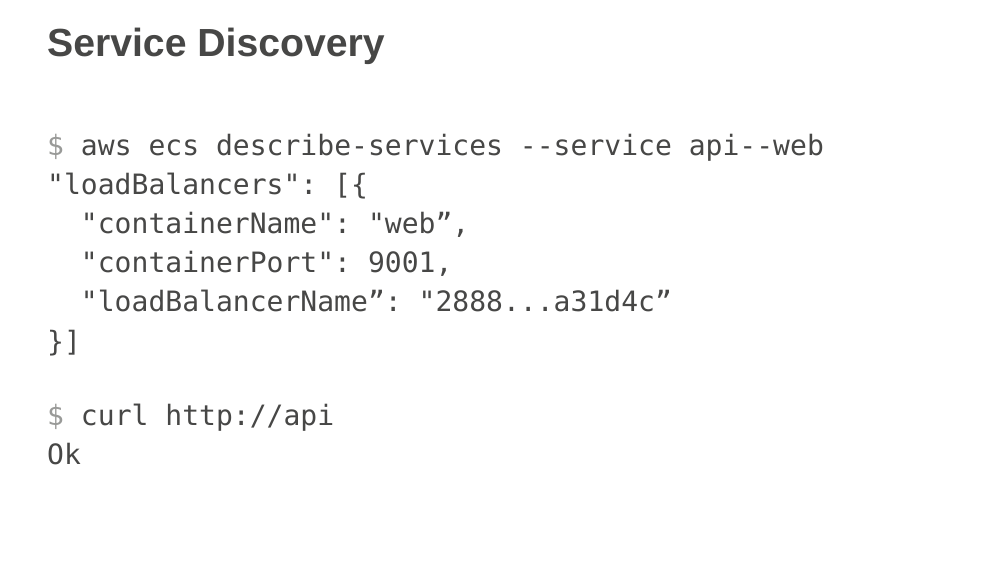
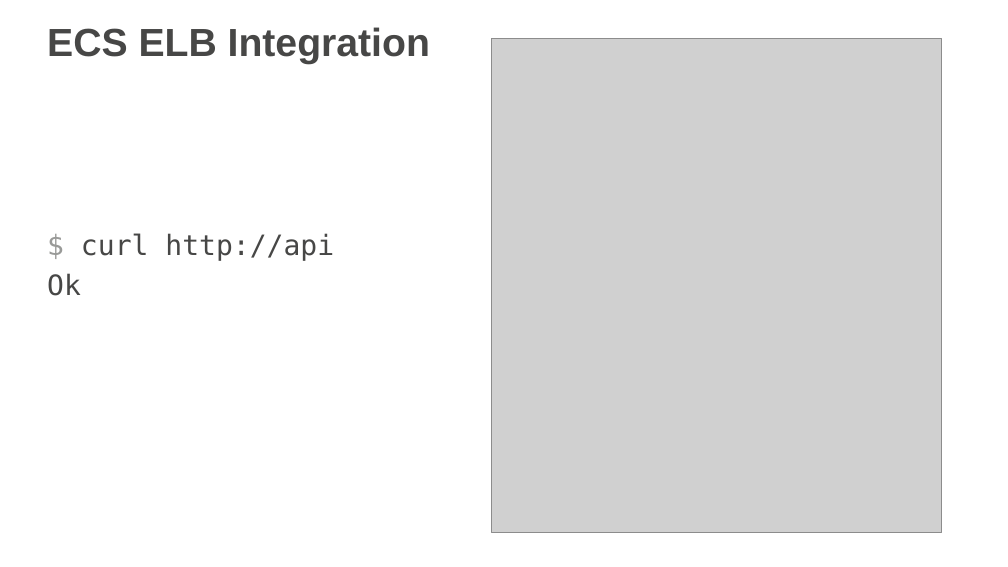
Before and after one commit to remind101/reInvent-2015, a slide deck: slide 20 of slides/slides-loft.pptx (slide 27 before the commit). Drawn at 1008x567 pixels with LibreOffice and Linux fonts; fonts in the diff are those of the drawing; grey boxes stand for pictures; background and template pictures are left out. Boxes give left, top, right and bottom in pixels: in the first picture for what was removed or moved away, otherwise in the second. Text is boxed around its words. In the diff, an @@ line names an element or a change of style, - is before the commit and + after.

```diff
--- a/slides/slides-loft.pptx
+++ b/slides/slides-loft.pptx
@@ title at <box>47,27,430,64</box>: text changed @@
-Service Discovery
+ECS ELB Integration
@@ picture added at <box>492,38,941,533</box> @@
@@ text removed at <box>47,133,824,312</box> @@
-$ aws ecs describe-services --service api--web
-"loadBalancers": [{
-"containerName": "web”,
-"containerPort": 9001,
-"loadBalancerName”: "2888...a31d4c”
-}]
@@ text "$ curl http://api": place and size @@
-text "$ curl http://api" at <box>47,403,334,465</box>
+text "$ curl http://api" at <box>47,233,334,296</box>
```
Also in this commit, not shown: 18 other slides changed, 1 other file.
